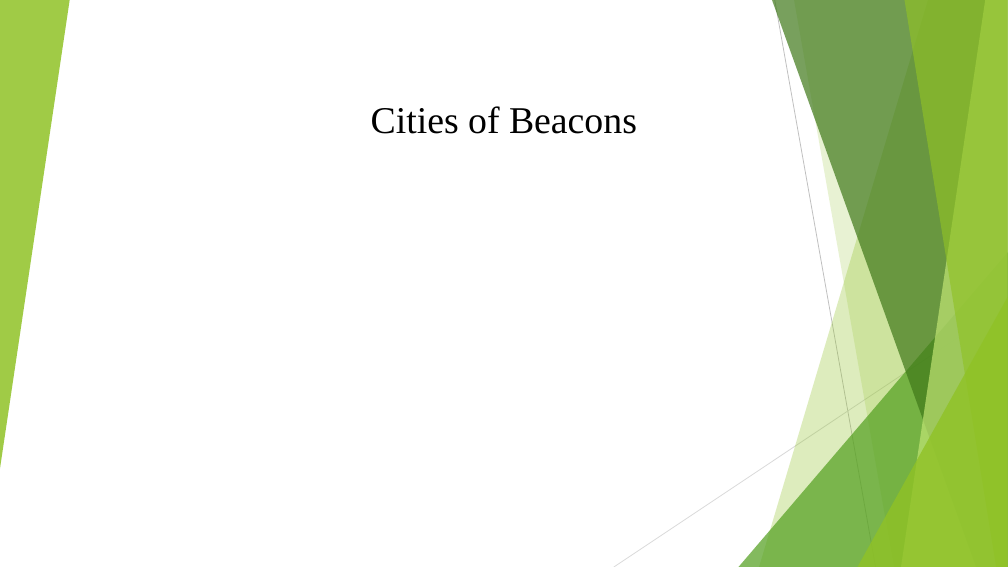
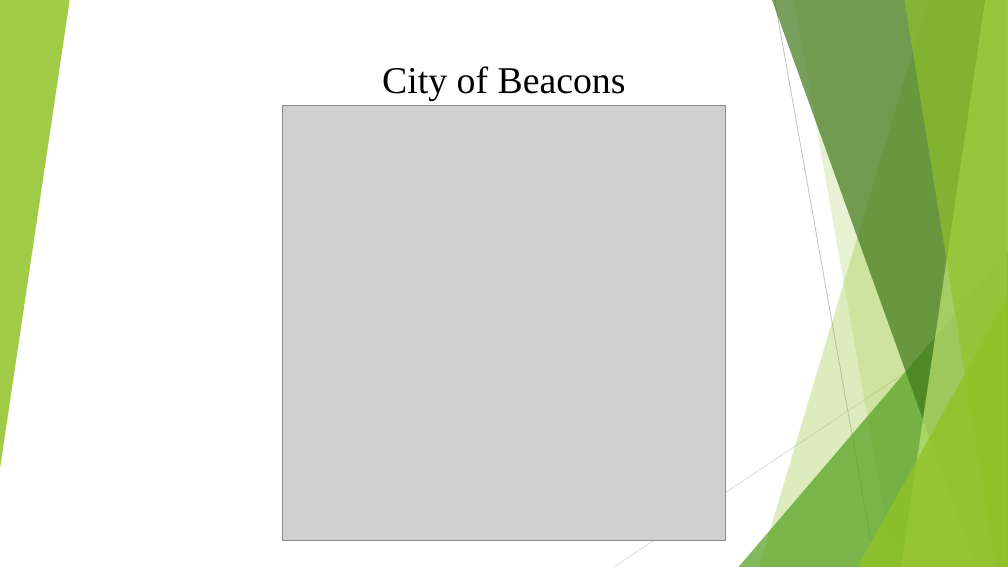
Before and after one commit to TeamRedPandas/juniorhack2016, a slide deck: slide 1 of Project 84.pptx. Drawn at 1008x567 pixels with LibreOffice and Linux fonts; fonts in the diff are those of the drawing; grey boxes stand for pictures. Boxes give left, top, right and bottom in pixels: in the first picture for what was removed or moved away, otherwise in the second. Text is boxed around its words. In the diff, an @@ line names an element or a change of style, - is before the commit and + after.

Commit message:
Presentation update

```diff
--- a/Project 84.pptx
+++ b/Project 84.pptx
@@ text at bbox=[382, 66, 626, 101]: text changed @@
-Cities of Beacons
+City of Beacons
@@ picture added at bbox=[283, 106, 726, 541] @@
```
